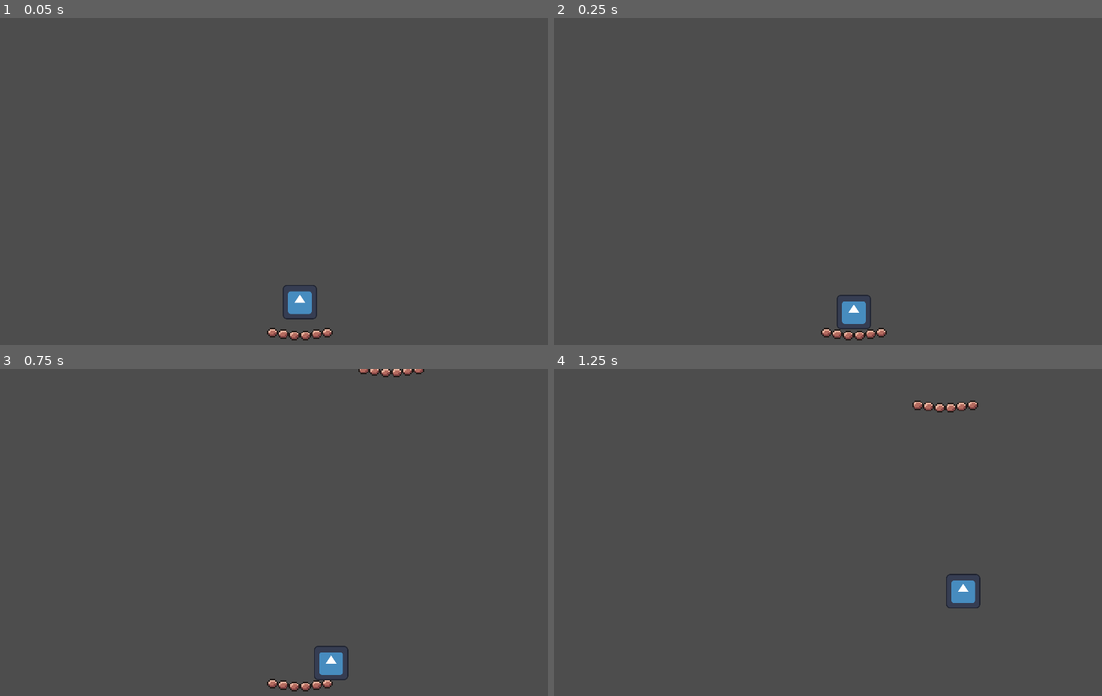
Above: before the commit, frames 1-4 (two rows, left to right).
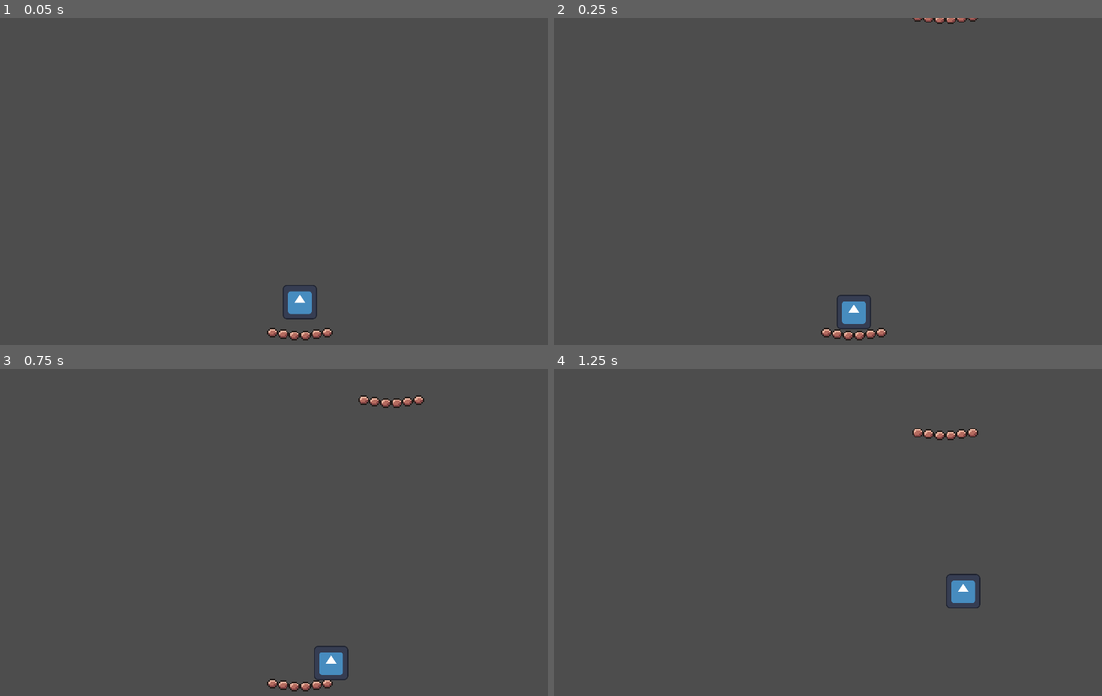
Above: after the commit, the same moments.

Repository: Archangel4148/PickHacks2025
Game: Godot game, scene res://floating_world.tscn
Two runs of this game, one before a commit and one after it. Both use one fixed random seed, a clock stepped at 60 frames per second and the inputs below. The engine's default icon, where the game draws it, is replaced by a stand-in: a white triangle on a blue panel in a dark square.
Inputs:
- Up to frame 1 (0.05 s): no input
- Up to frame 2 (0.25 s): no input
- Up to frame 3 (0.75 s): hold Right (move_right) from 0.53 s (still down); hold Down (crouch) from 0.53 s (still down)
- Up to frame 4 (1.25 s): keep holding Right (move_right); keep holding Down (crouch); tap Up (jump) at 0.77 s

Frame 1 is identical in both runs. In frame 2, 0.1% of the frame differs, in the area x 65-78%, y 0-2%; in frame 3, 0.5%; in frame 4, 0.6%, in the area x 65-78%, y 9-22%.

Commit message:
Implemented path spawning

Diff:
--- a/Scripts/chord_timer.gd
+++ b/Scripts/chord_timer.gd
@@ -4,6 +4,7 @@
 var current_index = 0  # Track the current index in csv_data
 
 signal send_chord_data(progress: float)
+signal chord_timer_start
 
 func _ready():
 	# Load CSV data
@@ -16,6 +17,7 @@
 
 	# Start the first timer based on the first entry in the CSV
 	start_next_timer()
+	chord_timer_start.emit()
 
 # Function to load and parse CSV data
 func load_csv(file_path):
--- a/Scripts/spawn_path.gd
+++ b/Scripts/spawn_path.gd
@@ -13,5 +13,4 @@
 	# Create a platform instance and add it to the scene.
 	var platform = platform_scene.instantiate()
 	platform.position = $PathFollow2D.position
-	platform.platform_speed = randf_range(200,400)
 	add_child(platform)
--- a/floating_world.tscn
+++ b/floating_world.tscn
@@ -1,15 +1,17 @@
-[gd_scene load_steps=10 format=3 uid="uid://7le66cg706ka"]
+[gd_scene load_steps=12 format=3 uid="uid://7le66cg706ka"]
 
+[ext_resource type="Script" path="res://floating_world.gd" id="1_dyskc"]
 [ext_resource type="Script" path="res://Scripts/spawn_path.gd" id="1_rdw0o"]
 [ext_resource type="PackedScene" uid="uid://dgynl46gj8bqx" path="res://infinite_moving_platform.tscn" id="2_vbpbl"]
 [ext_resource type="Texture2D" uid="uid://iwiliy0lco8t" path="res://Assets/world_tileset.png" id="3_dgmpr"]
 [ext_resource type="Script" path="res://Scripts/starting_platform.gd" id="3_orjft"]
 [ext_resource type="PackedScene" uid="uid://c017ws7pisoip" path="res://player.tscn" id="4_vmq7h"]
 [ext_resource type="PackedScene" uid="uid://b1lalyucqwbmu" path="res://chord_timer.tscn" id="6_u6680"]
+[ext_resource type="AudioStream" uid="uid://ccwckq4li6ilu" path="res://Assets/Music/Gioachino_Rossini_-_The_Barber_Of_Seville_-_Overture.ogg" id="8_b3j57"]
 
 [sub_resource type="Curve2D" id="Curve2D_kxlxg"]
 _data = {
-"points": PackedVector2Array(0, 0, 0, 0, 0, -64, 0, 0, 0, 0, 1152, -64)
+"points": PackedVector2Array(0, 0, 0, 0, 0, 0, 0, 0, 0, 0, 1152, 0)
 }
 point_count = 2
 
@@ -21,6 +23,7 @@
 region = Rect2(144, 32, 48, 10)
 
 [node name="Floating World" type="Node2D"]
+script = ExtResource("1_dyskc")
 
 [node name="SpawnPath" type="Path2D" parent="."]
 curve = SubResource("Curve2D_kxlxg")
@@ -28,7 +31,6 @@
 platform_scene = ExtResource("2_vbpbl")
 
 [node name="PathFollow2D" type="PathFollow2D" parent="SpawnPath"]
-position = Vector2(0, -64)
 
 [node name="Starting Platform" type="StaticBody2D" parent="."]
 collision_layer = 257
@@ -51,5 +53,9 @@
 
 [node name="ChordTimer" parent="." instance=ExtResource("6_u6680")]
 
+[node name="Music Player" type="AudioStreamPlayer2D" parent="."]
+stream = ExtResource("8_b3j57")
+
 [connection signal="player_jumped" from="Player" to="Starting Platform" method="_on_player_player_jumped"]
+[connection signal="chord_timer_start" from="ChordTimer" to="." method="_on_chord_timer_chord_timer_start"]
 [connection signal="send_chord_data" from="ChordTimer" to="SpawnPath" method="_on_chord_timer_send_chord_data"]
